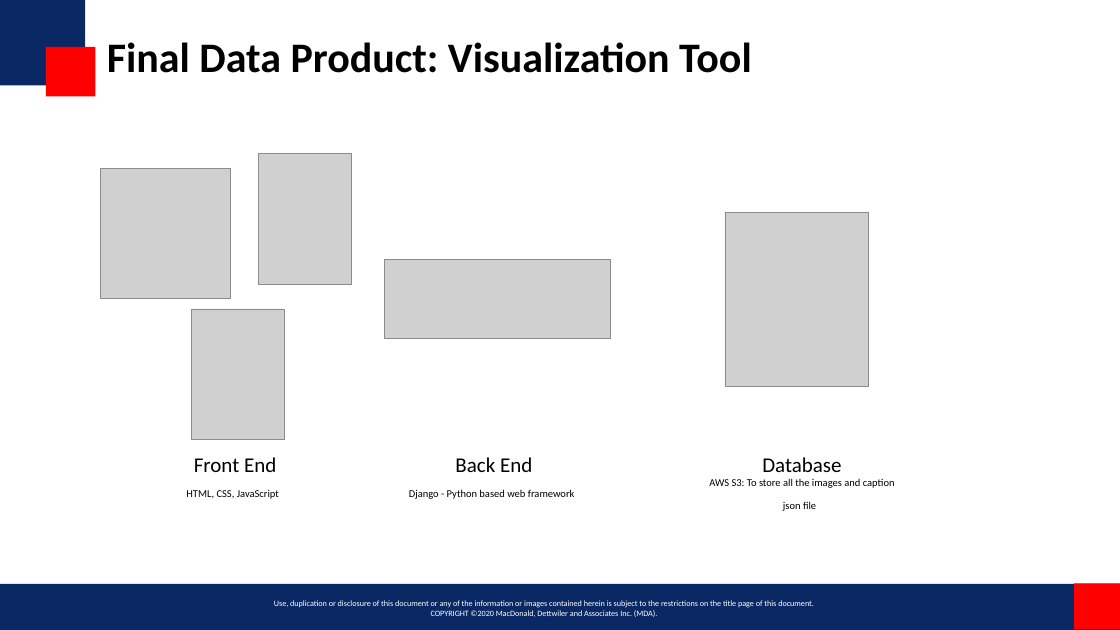
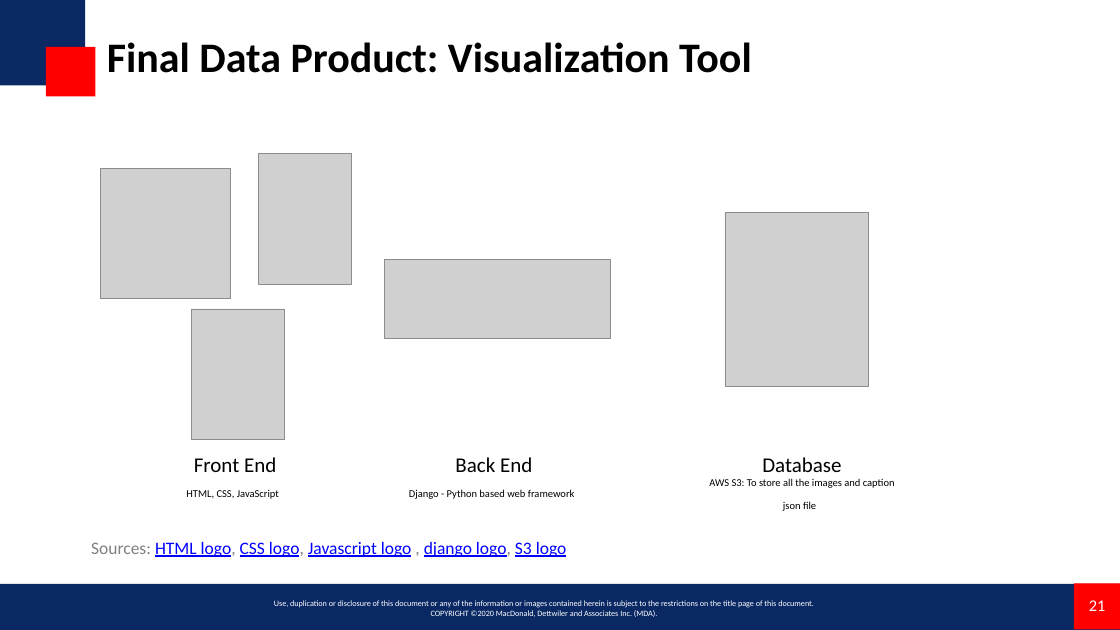
Before and after one commit to miketianchen/MDA_image_captioning, a slide deck: slide 21 of docs/final_presentation.pptx. Drawn at 1120x630 pixels with LibreOffice and Linux fonts; fonts in the diff are those of the drawing; grey boxes stand for pictures; background and template pictures are left out. Boxes give left, top, right and bottom in pixels: in the first picture for what was removed or moved away, otherwise in the second. Text is boxed around its words. In the diff, an @@ line names an element or a change of style, - is before the commit and + after.

```diff
--- a/docs/final_presentation.pptx
+++ b/docs/final_presentation.pptx
@@ text added at bbox=[91, 542, 567, 557], 15 pt, text #0000FF, underline @@
+Sources: HTML logo, CSS logo, Javascript logo , django logo, S3 logo
@@ page number added at bbox=[1089, 600, 1106, 611], 14 pt, text #FFFFFF @@
+21
```
Also in this commit, not shown: 25 other slides changed, 1 slide added.
